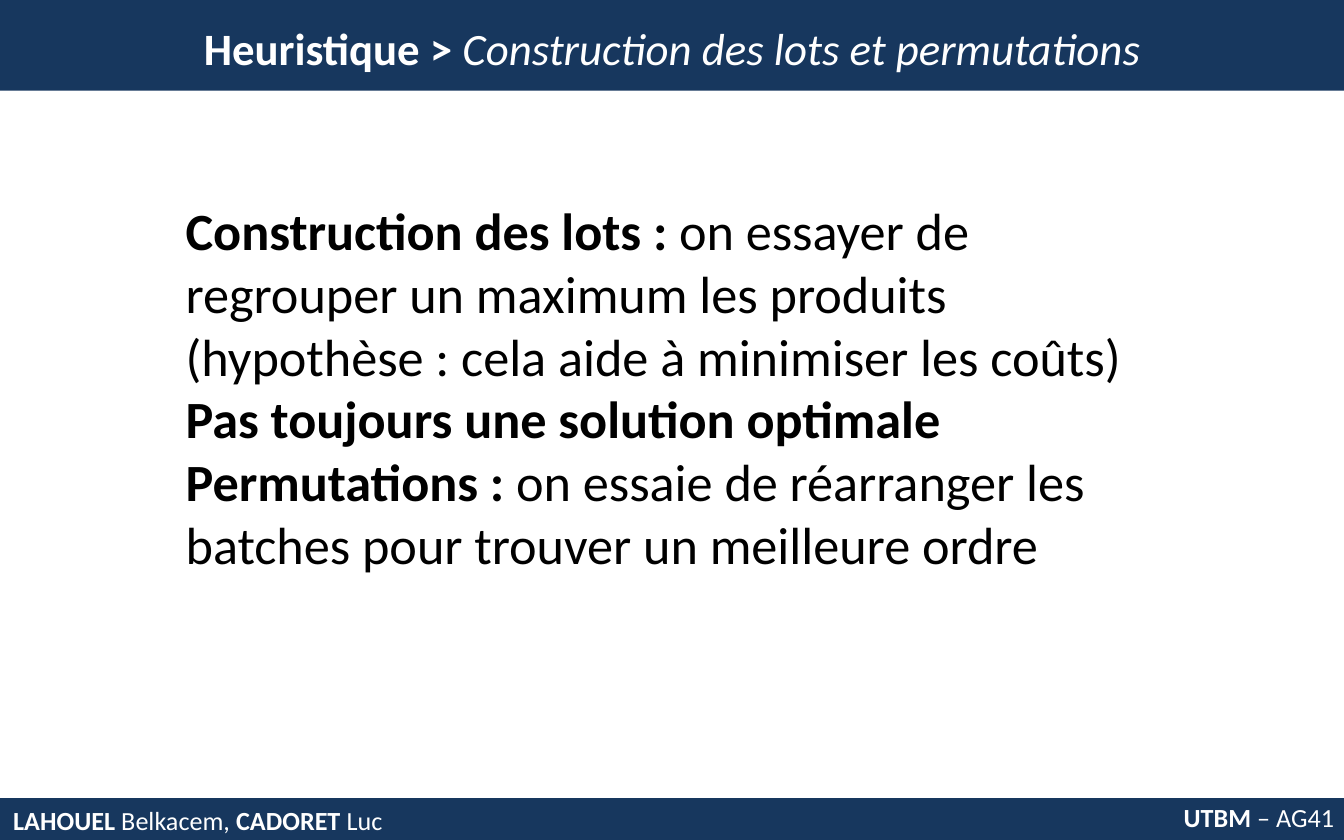
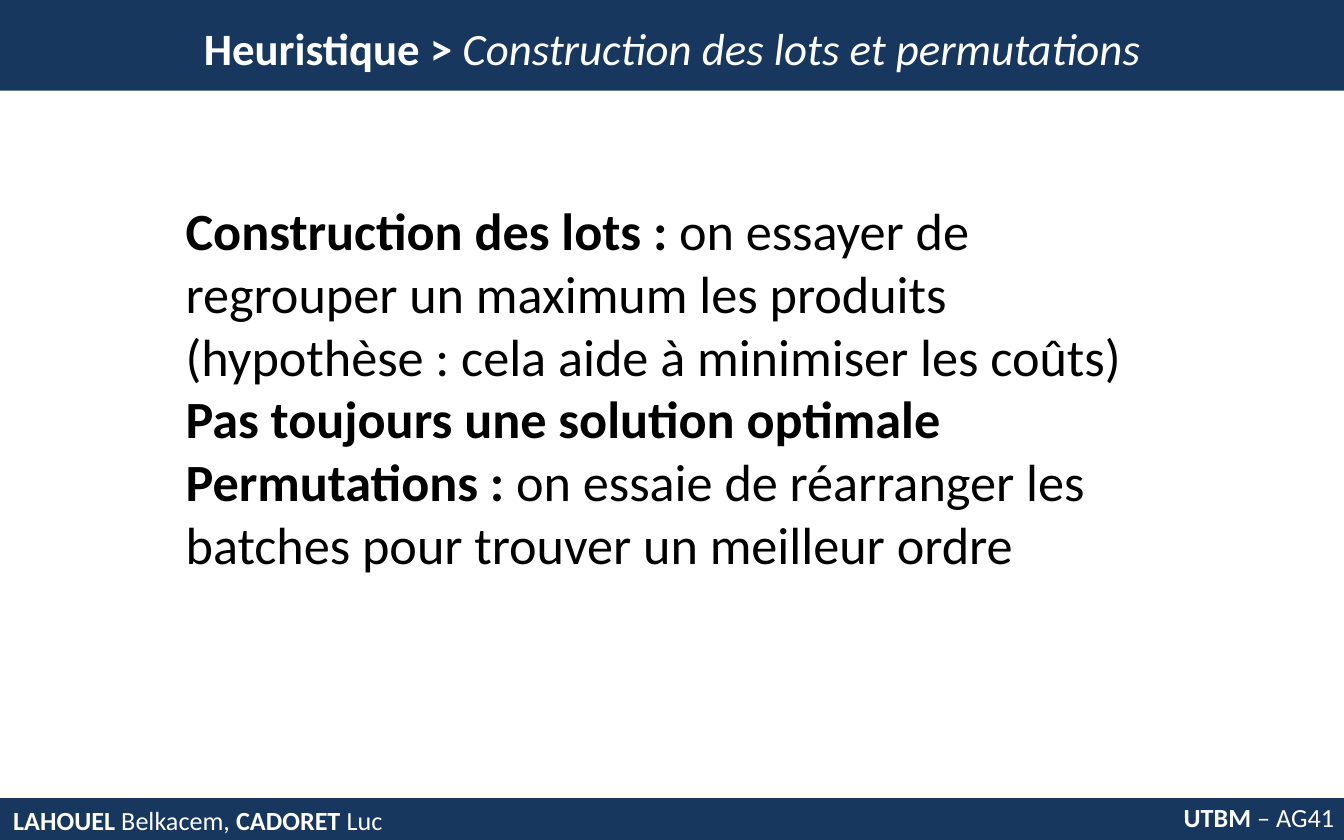
Before and after one commit to belkacemlahouel/AG41_Exacte, a slide deck: slide 4 of pst.pptx. Drawn at 1344x840 pixels with LibreOffice and Linux fonts; fonts in the diff are those of the drawing. Boxes give left, top, right and bottom in pixels: in the first picture for what was removed or moved away, otherwise in the second. Text is boxed around its words. In the diff, an @@ line names an element or a change of style, - is before the commit and + after.

```diff
--- a/pst.pptx
+++ b/pst.pptx
@@ text at box(186, 464, 1084, 573): text changed @@
-Permutations : on essaie de réarranger les batches pour trouver un meilleure ordre
+Permutations : on essaie de réarranger les batches pour trouver un meilleur ordre
```
Also in this commit, not shown: 2 other files.
